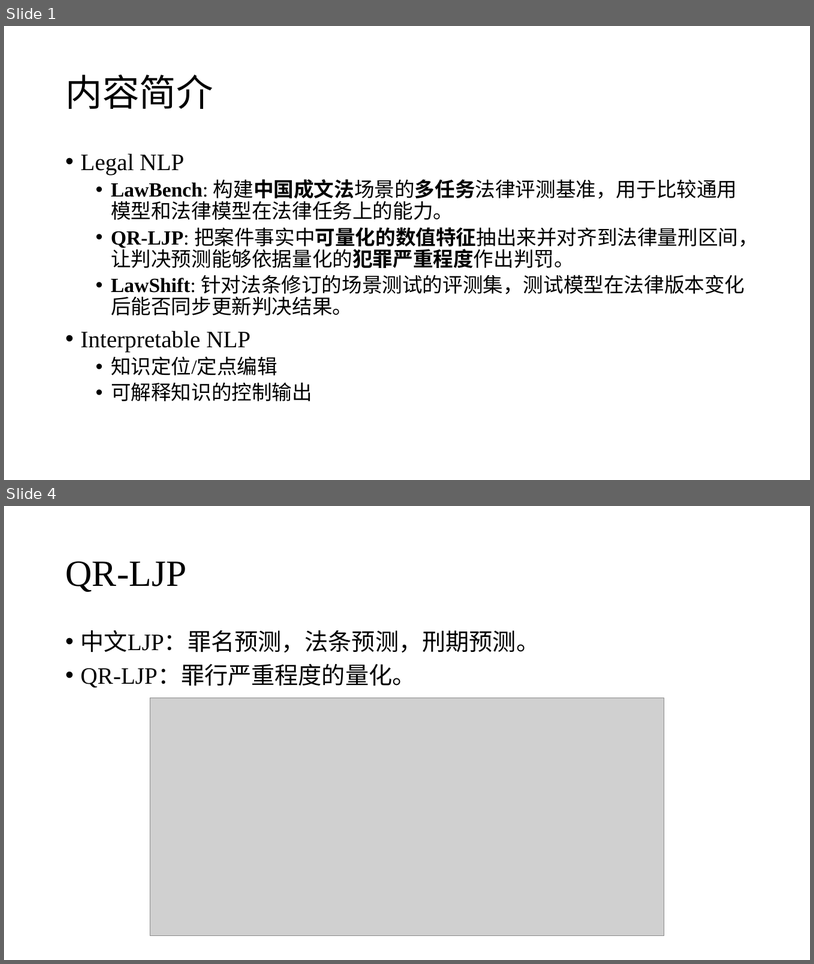
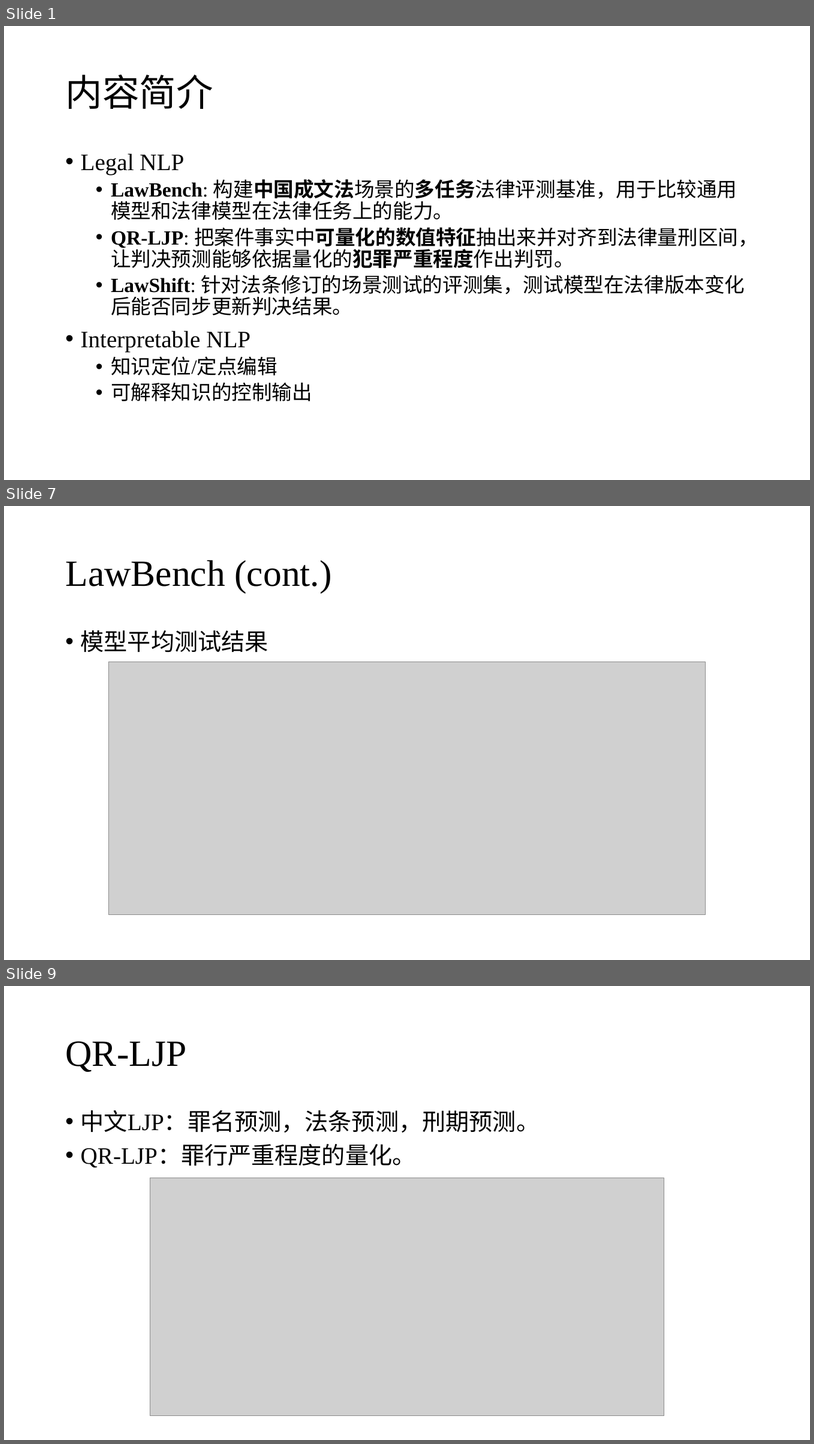
Before and after one commit to zhuohan9036/research_general_materials, a slide deck: legal_ai/20251107_intro_legal_ai_works.pptx. Shown one above the other, each under a label of ours: slides 1 and 4 before the commit, slides 1, 7 and 9 after it; the slides between them are not shown. The pictures are 814x964 and 814x1444 pixels, drawn with LibreOffice and Linux fonts; fonts in the diff are those of the drawing; grey boxes stand for pictures. Boxes give left, top, right and bottom in pixels: in the first picture for what was removed or moved away, otherwise in the second. Text is boxed around its words. In the diff, an @@ line names an element or a change of style, - is before the commit and + after.

```diff
--- a/legal_ai/20251107_intro_legal_ai_works.pptx
+++ b/legal_ai/20251107_intro_legal_ai_works.pptx
@@ slide 7 added at bbox=[4, 506, 810, 960], background #FFFFFF @@
@@ title added at bbox=[65, 560, 332, 592], 44 pt, text #000000 @@
+LawBench (cont.)
@@ text added at bbox=[81, 630, 269, 652], 28 pt, text #000000 @@
+• 模型平均测试结果
@@ picture added at bbox=[108, 662, 707, 915] @@
@@ what was slide 4 is now slide 9 @@
```
Also in this commit, not shown: 2 slides changed, 4 other slides added, 1 other file.
